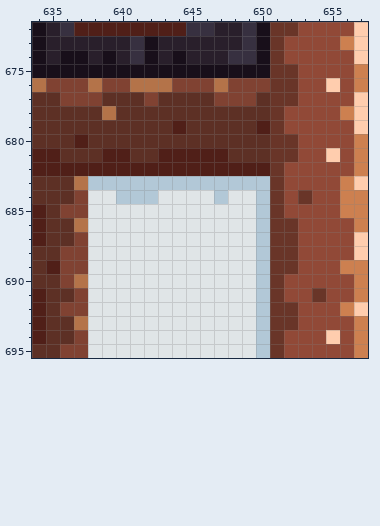
Pixel-art file, stored at Origins/Assets/Levels/Harbor_house/Rooms/Creator_house_rooms.aseprite. The picture above is the old version.
932x955 pixels, 1 frame. Colours within 5 levels of each other are drawn and written as one. Shown: x 634..657, y 672..695. The commit also changed other parts of the picture, which this record leaves out.
Now the later version:
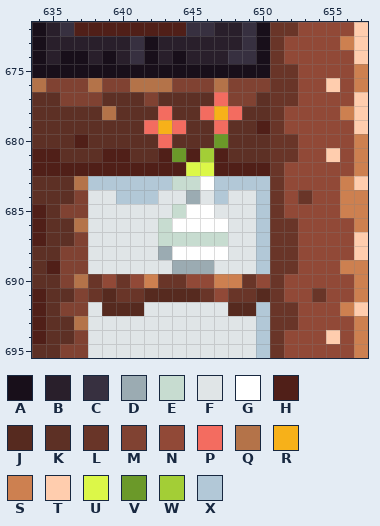
Palette (. is transparent): A #180f1a  B #291f2b  C #373040  D #9babb2  E #c7dcd0  F #e0e5e7  G #ffffff  H #501f18  J #562a1f  K #5d3025  L #693528  M #804232  N #914937  P #f36c60  Q #b47349  R #f7b119  S #cd8050  T #ffcdae  U #dcf748  V #6b9929  W #a3ce36  X #b2c8d7
The edit:
--- layer "Furniture/Furniture"
@@ x 634..657 @@
 676 QMMMQMMQQQMMMQMMMLLNNTNS
-677 KKMMMKKKMKKKKMMMKLLNNNNT
-678 KKKKKQKKKKKKKKKKKLNNNNST
-679 KKKKKKKKKKHKKKKKHLNNNNNT
-680 KKKHKKKKKKKKKKKKKLLNNNNS
-681 HHKKKHHKKHHHHHKKKLLNNTNS
-682 HHHHHHHHHHHHHHHHHLNNNNNS
-683 KKKQXXXXXXXXXXXXXLNNNNST
-684 KKKMFFXXXFFFFXFFXLNLNNSS
-685 HKMMFFFFFFFFFFFFXLNNNNSS
-686 HKKQFFFFFFFFFFFFXLLNNNNS
-687 HKKMFFFFFFFFFFFFXLLNNNNT
-688 KKMMFFFFFFFFFFFFXLLNNNNT
-689 KHMMFFFFFFFFFFFFXLLNNNSS
-690 KKMQFFFFFFFFFFFFXLNNNNNS
-691 HKKMFFFFFFFFFFFFXLNNLNNS
-692 HKMMFFFFFFFFFFFFXLLNNNST
+677 KKMMMKKKMKKKKPMMKLLNNNNT
+678 KKKKKQKKKPKKPRPKKLNNNNST
+679 KKKKKKKKPRPKKPKKHLNNNNNT
+680 KKKHKKKKKPKKKVKKKLLNNNNS
+681 HHKKKHHKKHVHWHKKKLLNNTNS
+682 HHHHHHHHHHHUUHHHHLNNNNNS
+683 KKKQXXXXXXEEGXXXXLNNNNST
+684 KKKMFFXXXFFDFXFFXLNLNNSS
+685 HKMMFFFFFFEGGFFFXLNNNNSS
+686 HKKQFFFFFEGGGGFFXLLNNNNS
+687 HKKMFFFFFEEEEEFFXLLNNNNT
+688 KKMMFFFFFDGGGGFFXLLNNNNT
+689 KHMMFFFFFFDDDFFFXLLNNNSS
+690 KKMQLNLNSLLNNSSLNLNNNNNS
+691 HKKMLJLLJJJJLNLLJLNNLNNS
+692 HKMMFJJJFFFFFFJJXLLNNNST
 693 HKKQFFFFFFFFFFFFXLLNNNNS
Pixel boxes of the changes (left, top, right, bottom) in both pictures:
changed: (88, 92, 270, 316)
